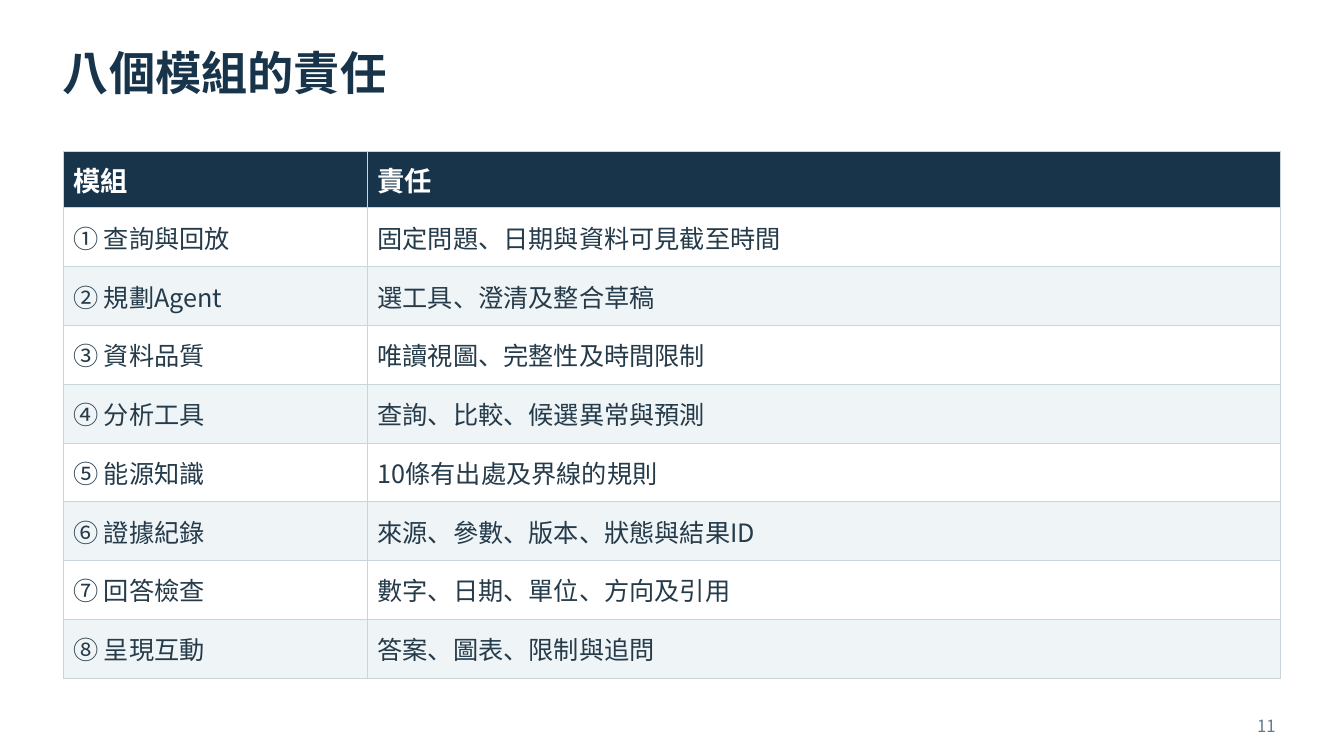
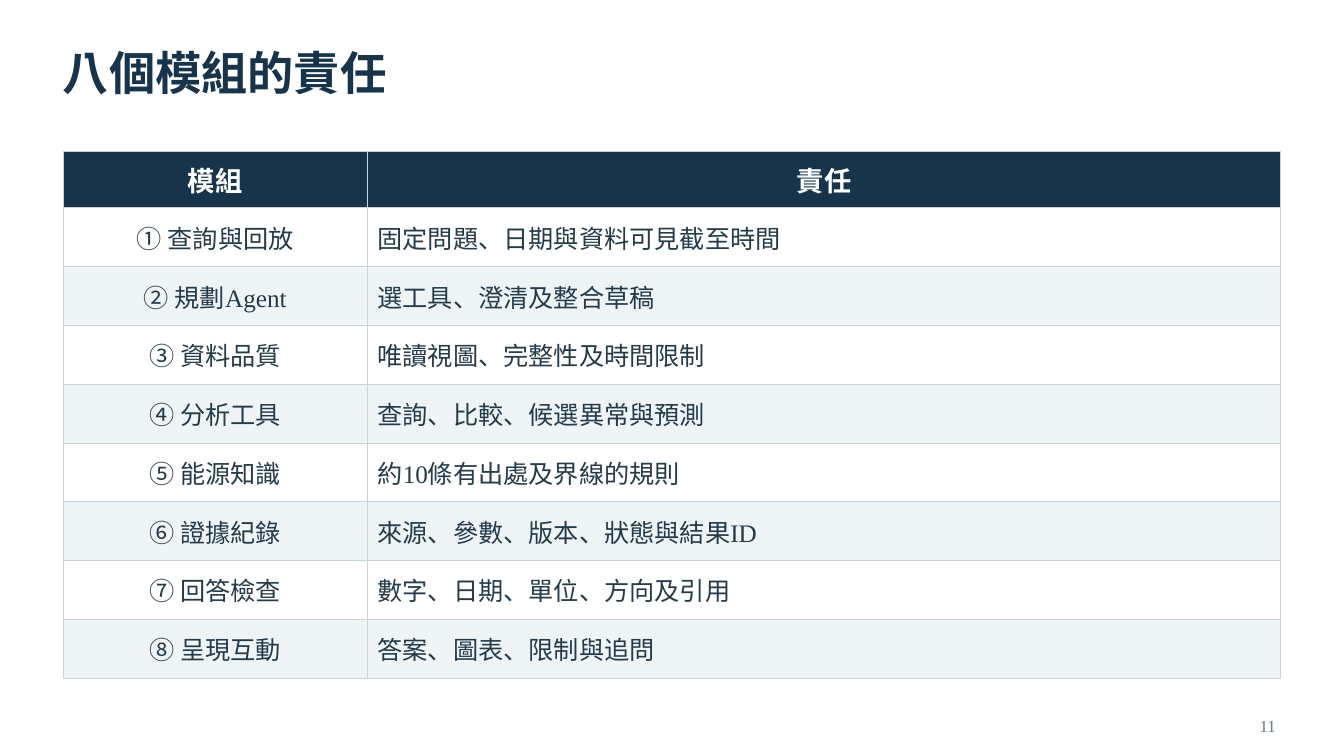
Before and after one commit to lun-09-15/AIoT_Final_Proj, a slide deck: slide 11 of deliverables/Energy_Detective_Proposal.pptx. Drawn at 1344x756 pixels with LibreOffice and Linux fonts; fonts in the diff are those of the drawing. Boxes give left, top, right and bottom in pixels: in the first picture for what was removed or moved away, otherwise in the second. Text is boxed around its words. In the diff, an @@ line names an element or a change of style, - is before the commit and + after.

```diff
--- a/deliverables/Energy_Detective_Proposal.pptx
+++ b/deliverables/Energy_Detective_Proposal.pptx
@@ table at (x1=63, y1=151, x2=1280, y2=679) @@
-row 6, column 2: 10條有出處及界線的規則
+row 6, column 2: 約10條有出處及界線的規則
@@ font Noto Sans CJK TC to Times New Roman @@
@@ alignment left to centre @@
@@ text "11" at (x1=1260, y1=721, x2=1276, y2=732): font Noto Sans CJK TC to Times New Roman @@
```
Also in this commit, not shown: 18 other slides changed, 14 other files.
